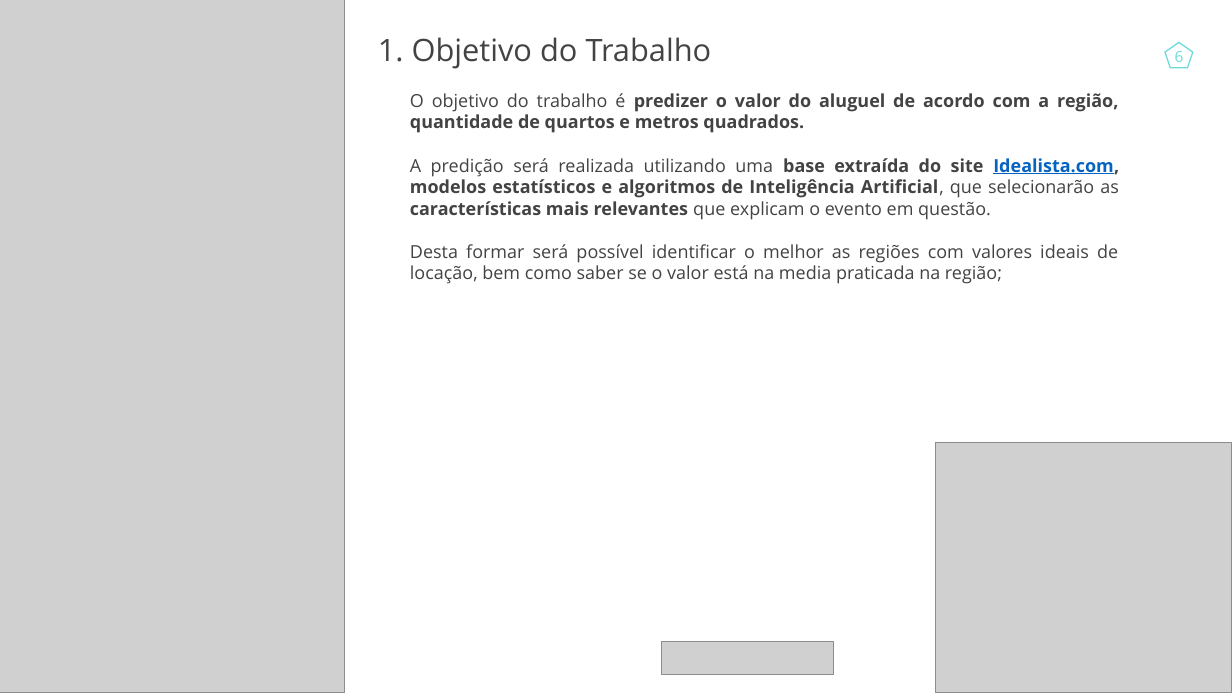
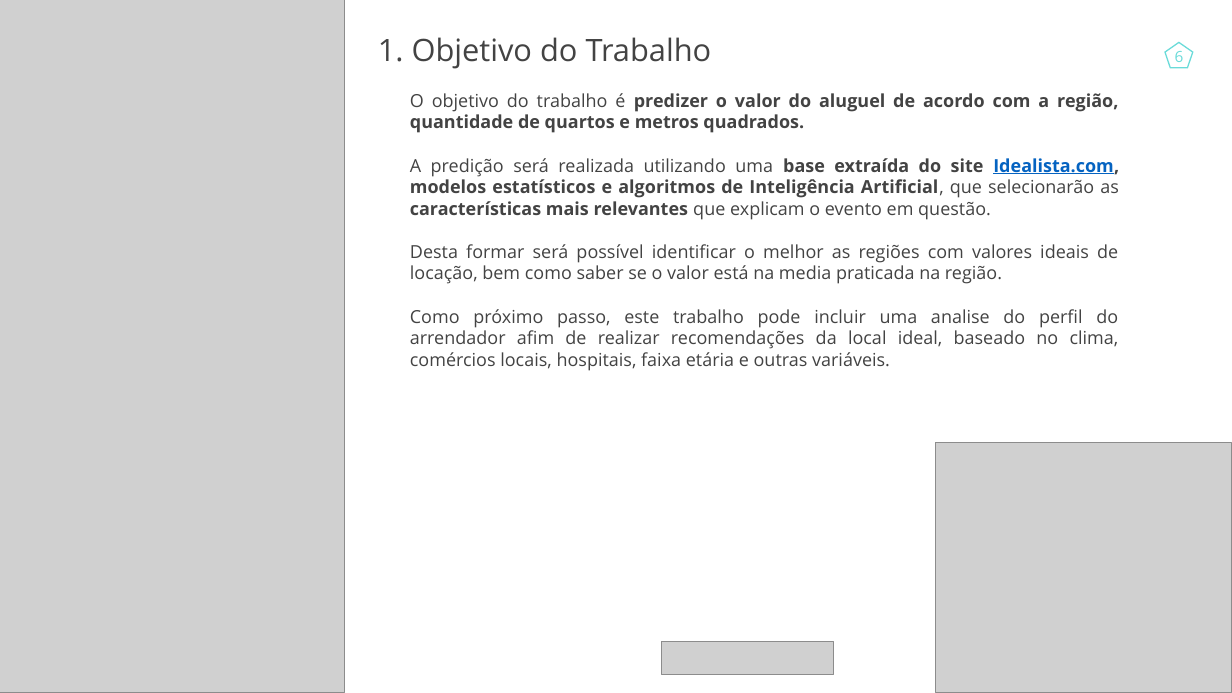
Before and after one commit to johnosd/MPAlugueisLisboa, a slide deck: slide 6 of Docs/TCC John Costa.pptx. Drawn at 1232x693 pixels with LibreOffice and Linux fonts; fonts in the diff are those of the drawing; grey boxes stand for pictures. Boxes give left, top, right and bottom in pixels: in the first picture for what was removed or moved away, otherwise in the second. Text is boxed around its words. In the diff, an @@ line names an element or a change of style, - is before the commit and + after.

Commit message:
Contexto

```diff
--- a/Docs/TCC John Costa.pptx
+++ b/Docs/TCC John Costa.pptx
@@ text at box(410, 244, 1119, 371): text changed @@
-Desta formar será possível identificar o melhor as regiões com valores ideais de locação, bem como saber se o valor está na media praticada na região;
+Desta formar será possível identificar o melhor as regiões com valores ideais de locação, bem como saber se o valor está na media praticada na região.
+Como próximo passo, este trabalho pode incluir uma analise do perfil do arrendador afim de realizar recomendações da local ideal, baseado no clima, comércios locais, hospitais, faixa etária e outras variáveis.
```
